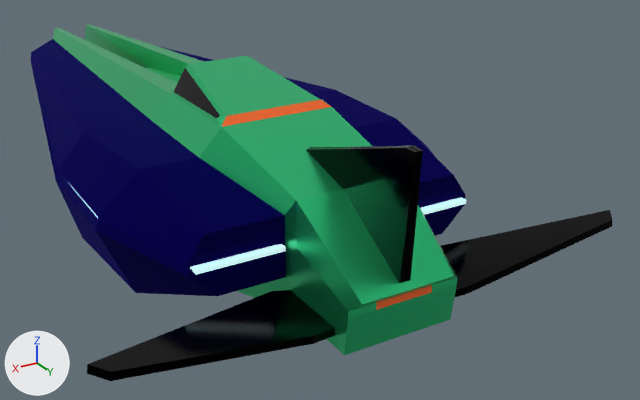
The glTF model public/gltf/raceship.gltf, before and after one commit.
Rendered twice from a camera (50 mm lens) standing at (0.404, 1.038, 0.337) and looking at (-0.126, 0.155, -0.104). Arrows for +X, +Y and +Z are at lower left; the lights stay in place. Where no turn or scale is listed for an object, it has been applied to the vertices.

In view in the first picture: 'aile1', 'aile2', 'aileron', 'main', 'trail2'.
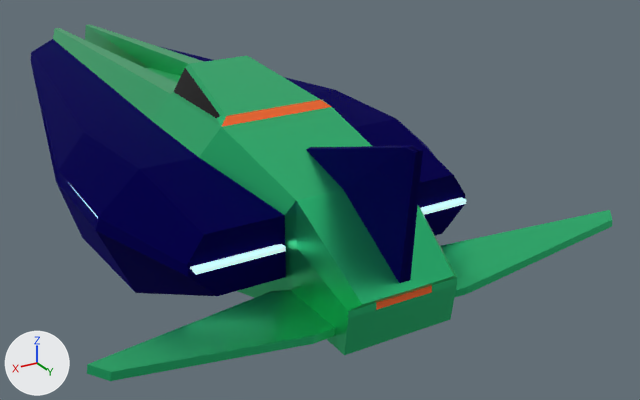
What differs and where, as boxes [x1, y1, x2, y2] in the pictures (640 x 400 px):
'aile1', recoloured (black to green)
    both: [87, 290, 335, 381]
'aileron', recoloured
    both: [306, 146, 423, 283]
'aile2', recoloured (black to green)
    both: [441, 210, 612, 298]

What the commit changed:
me_cube_001 has 20 vertices, 26 faces and spans x -0.009..0.009, y -0.119..0.061, z -0.102..0.056.
me_cube_001 no longer uses material mat_lightbrown (black #000000).
me_cube_001 now uses material mat_darkblue (dark blue #080069).
me_aile has 12 vertices, 20 faces and spans x -0.001..0.223, y -0.04..0.056, z -0.004..0.043.
me_aile no longer uses material mat_lightbrown (black #000000).
me_aile now uses material mat_brown (green #39df8f).
me_aile_001 has 12 vertices, 20 faces and spans x -0.223..0.001, y -0.04..0.056, z -0.004..0.043.
me_aile_001 no longer uses material mat_lightbrown (black #000000).
me_aile_001 now uses material mat_brown (green #39df8f).
